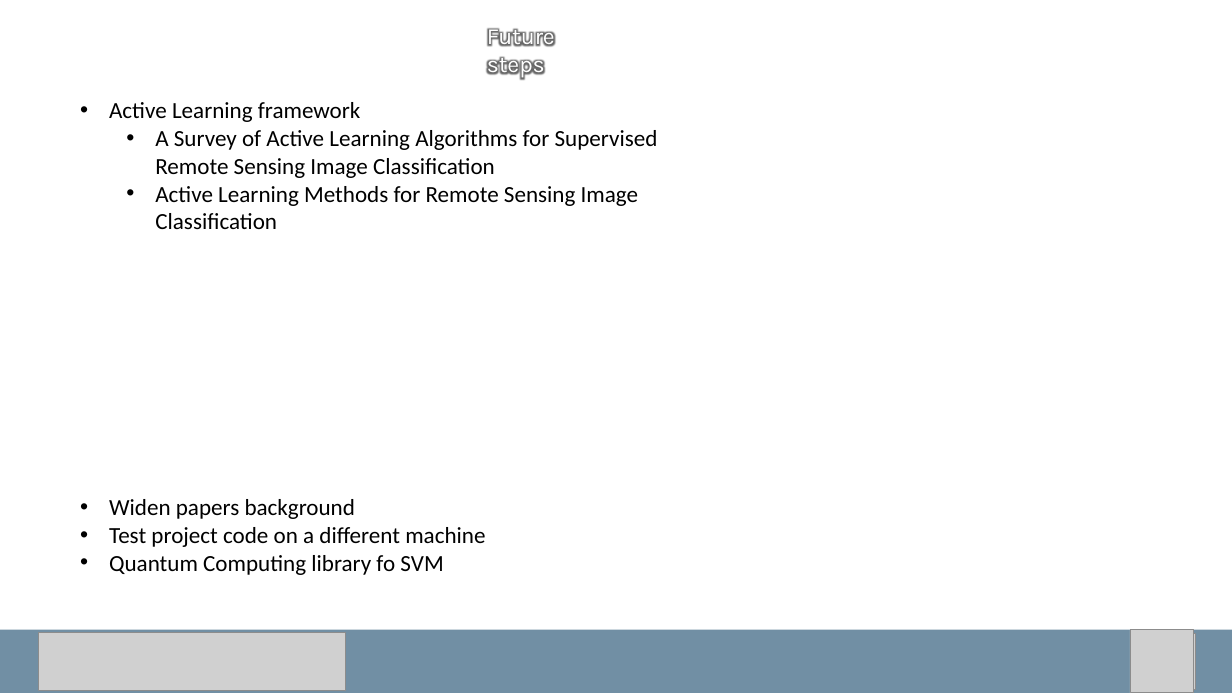
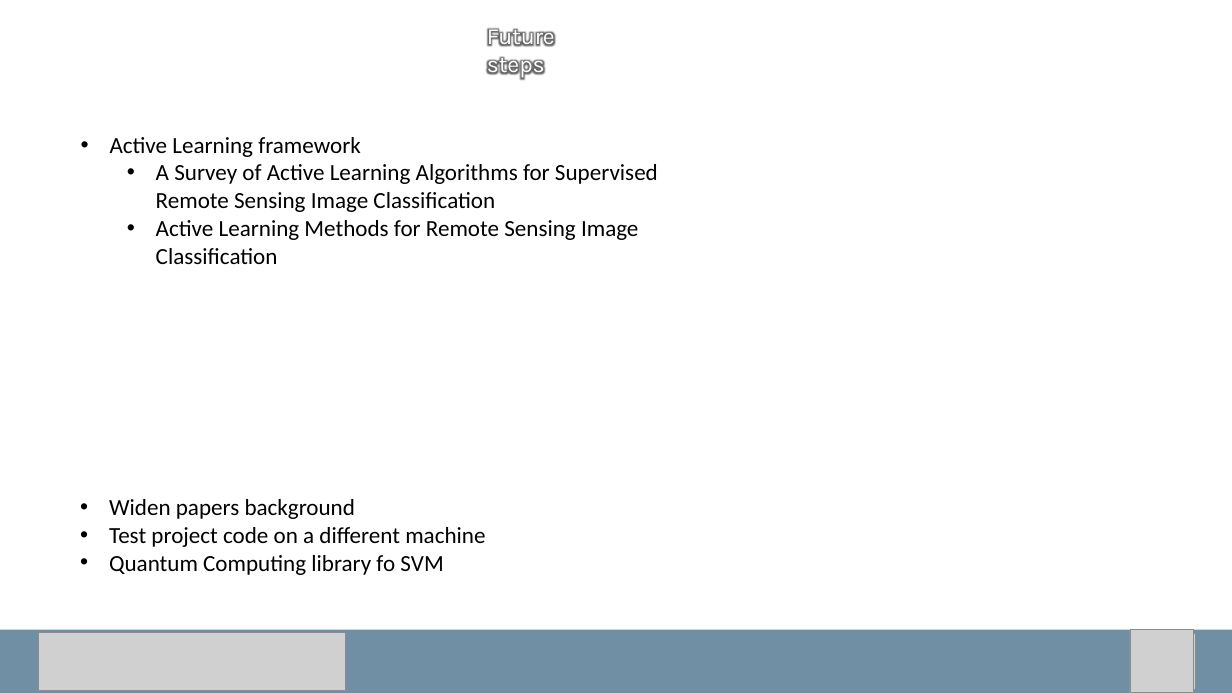
Before and after one commit to carls31/active-learning-virtual-SVM, a slide deck: slide 4 of presentation_CARLASSARA_10601118.pptx. Drawn at 1232x693 pixels with LibreOffice and Linux fonts; fonts in the diff are those of the drawing; grey boxes stand for pictures. Boxes give left, top, right and bottom in pixels: in the first picture for what was removed or moved away, otherwise in the second. Text is boxed around its words. In the diff, an @@ line names an element or a change of style, - is before the commit and + after.

```diff
--- a/presentation_CARLASSARA_10601118.pptx
+++ b/presentation_CARLASSARA_10601118.pptx
@@ text "Active Learning framework": place and size @@
-text "Active Learning framework" at (109,102,658,229)
+text "Active Learning framework" at (110,137,658,264)
```
Also in this commit, not shown: 3 other slides changed, 1 slide added, 1 slide removed.
